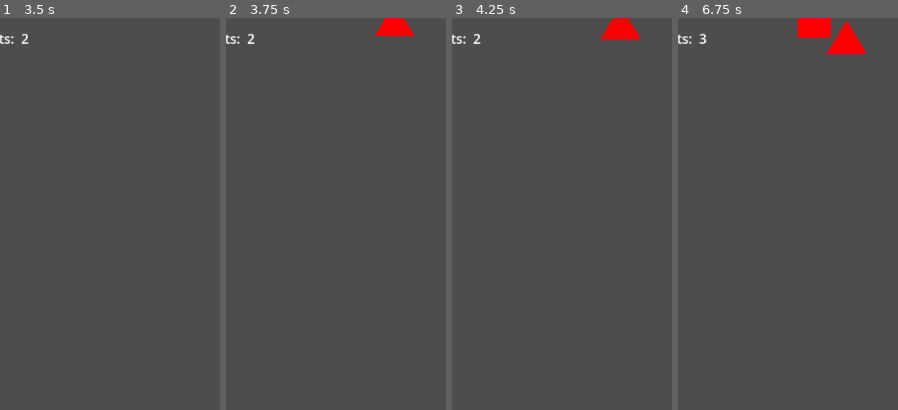
Above: before the commit, frames 1-4 (left to right).
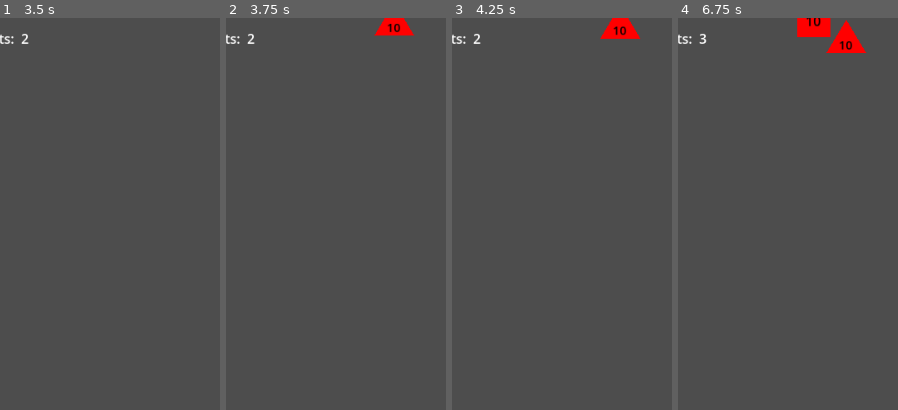
Above: after the commit, the same moments.

Repository: M0nk3yBrain/Clicker
Game: Godot game, scene res://Scenes/main_menu.tscn
Same seed, same stepped clock (60 frames per second), same inputs: the game is played once before the commit and once after it. The project has no main scene, so this scene is started directly.
Inputs (mouse positions are % of the whole screen's width and height, from its top left):
- Up to frame 1 (3.5 s): click (4, 0) at 0.5 s; click "Point + 1" at 1.25 s; click "Shop" at 2 s; click "Point + 1" at 2.75 s
- Up to frame 2 (3.75 s): click "Shop" at 3.5 s
- Up to frame 3 (4.25 s): no input
- Up to frame 4 (6.75 s): click "Point + 1" at 4.25 s; click "Shop" at 5 s; tap Enter at 5.75 s
The pictures show only the part of the screen within x 50-100%, y 0-50%; the shares and areas given below are measured in that part.

Frame 1 is identical in both runs. In frame 2, less than 0.1% of the frame differs, in the area x 73-80%, y 1-4%; in frame 3, less than 0.1%; in frame 4, 0.2%, in the area x 58-80%, y 0-9%.

Commit message:
Label text update

Diff:
--- /dev/null
+++ b/Assets/new_label_settings.tres
@@ -0,0 +1,4 @@
+[gd_resource type="LabelSettings" format=3 uid="uid://ccok5me60msok"]
+
+[resource]
+font_color = Color(0, 0, 0, 1)
--- a/Scenes/shapes/octogon.tscn
+++ b/Scenes/shapes/octogon.tscn
@@ -1,6 +1,9 @@
-[gd_scene load_steps=2 format=3 uid="uid://bsgcoo24nqg4j"]
+[gd_scene load_steps=3 format=3 uid="uid://bsgcoo24nqg4j"]
 
 [ext_resource type="Script" path="res://Scripts/shapes.gd" id="1_s015y"]
+
+[sub_resource type="LabelSettings" id="LabelSettings_eripf"]
+font_color = Color(0, 0, 0, 1)
 
 [node name="Octogon" type="Area2D"]
 script = ExtResource("1_s015y")
@@ -24,3 +27,7 @@
 grow_horizontal = 2
 grow_vertical = 2
 size_flags_horizontal = 4
+text = "10"
+label_settings = SubResource("LabelSettings_eripf")
+horizontal_alignment = 1
+vertical_alignment = 1
--- a/Scenes/shapes/square.tscn
+++ b/Scenes/shapes/square.tscn
@@ -1,6 +1,7 @@
-[gd_scene load_steps=3 format=3 uid="uid://1kojluhftoi3"]
+[gd_scene load_steps=4 format=3 uid="uid://1kojluhftoi3"]
 
 [ext_resource type="Script" path="res://Scripts/shapes.gd" id="1_o2t6o"]
+[ext_resource type="LabelSettings" uid="uid://ccok5me60msok" path="res://Assets/new_label_settings.tres" id="2_a7ec4"]
 
 [sub_resource type="RectangleShape2D" id="RectangleShape2D_dp8sr"]
 size = Vector2(42, 41)
@@ -28,3 +29,6 @@
 grow_vertical = 2
 size_flags_horizontal = 4
 text = "10"
+label_settings = ExtResource("2_a7ec4")
+horizontal_alignment = 1
+vertical_alignment = 1
--- a/Scenes/shapes/triangle.tscn
+++ b/Scenes/shapes/triangle.tscn
@@ -1,6 +1,9 @@
-[gd_scene load_steps=2 format=3 uid="uid://c1ms6sn44gdur"]
+[gd_scene load_steps=3 format=3 uid="uid://c1ms6sn44gdur"]
 
 [ext_resource type="Script" path="res://Scripts/shapes.gd" id="1_53ydp"]
+
+[sub_resource type="LabelSettings" id="LabelSettings_b4mml"]
+font_color = Color(0, 0, 0, 1)
 
 [node name="Triangle" type="Area2D"]
 script = ExtResource("1_53ydp")
@@ -27,3 +30,7 @@
 grow_vertical = 2
 scale = Vector2(0.89744, 0.816811)
 size_flags_horizontal = 4
+text = "10"
+label_settings = SubResource("LabelSettings_b4mml")
+horizontal_alignment = 1
+vertical_alignment = 1
--- a/Scripts/spawn_node.gd
+++ b/Scripts/spawn_node.gd
@@ -10,6 +10,8 @@
 var shape1 = preload("res://Scenes/shapes/triangle.tscn")
 var shape2 = preload("res://Scenes/shapes/square.tscn")
 var shape3 = preload("res://Scenes/shapes/octogon.tscn")
+var spawn_count = 0
+
 
 var _shapelist = [shape1, shape2, shape3]
 var _colors = [
@@ -17,6 +19,7 @@
 	Color(0, 1, 0, 1), # Green
 	Color(1, 0, 0, 1) # Red
 ]
+
 
 # Called when the node enters the scene tree for the first time.
 func _ready():
@@ -32,6 +35,8 @@
 func _on_timer_timeout():
 	spawn_shape()
 	emit_signal("spawn")
+	spawn_logic()
+
 
 func spawn_shape():
 	var random_shape = _shapelist[randi() % _shapelist.size()] #Choose a random shape
@@ -41,3 +46,9 @@
 	shape_instance.modulate = random_color # Applies the random color.
 	shape_instance.position = spawn_position # Sets spawn location to instance.
 	add_child(shape_instance)
+
+
+func spawn_logic():
+	spawn_count += 1
+	if spawn_count % 10:
+		pass
Not shown, added: Scenes/gamB971.tmp
